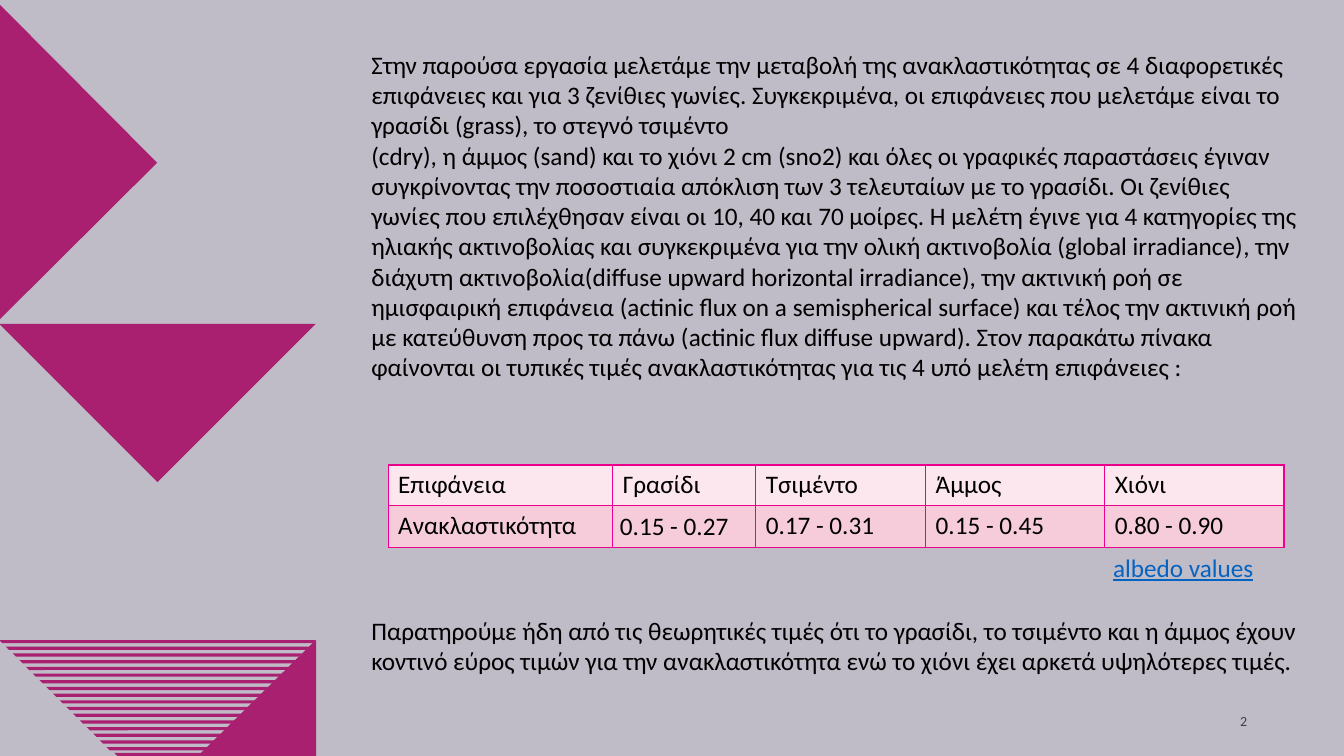
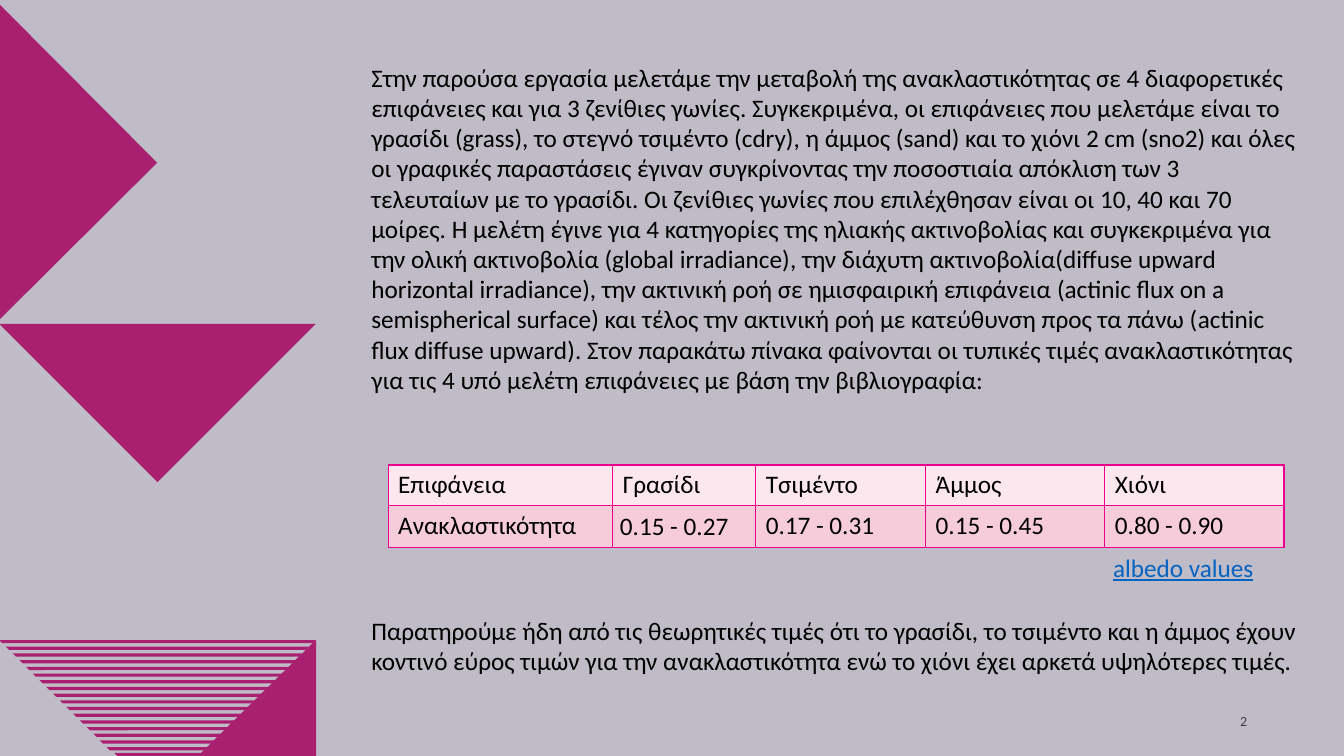
Before and after one commit to nadezsha/MSc---Applied-Meteorology-and-Environmental-Physics, a slide deck: slide 2 of Radiation and Atmosphere Interaction/Report 3/ΕργασίαΤρία.pptx. Drawn at 1344x756 pixels with LibreOffice and Linux fonts; fonts in the diff are those of the drawing; background and template pictures are left out. Boxes give left, top, right and bottom in pixels: in the first picture for what was removed or moved away, otherwise in the second. Text is boxed around its words. In the diff, an @@ line names an element or a change of style, - is before the commit and + after.

```diff
--- a/Radiation and Atmosphere Interaction/Report 3/ΕργασίαΤρία.pptx
+++ b/Radiation and Atmosphere Interaction/Report 3/ΕργασίαΤρία.pptx
@@ text at <box>371,69,1295,394</box>: text changed @@
-Στην παρούσα εργασία μελετάμε την μεταβολή της ανακλαστικότητας σε 4 διαφορετικές επιφάνειες και για 3 ζενίθιες γωνίες. Συγκεκριμένα, οι επιφάνειες που μελετάμε είναι το γρασίδι (grass), το στεγνό τσιμέντο
-(cdry), η άμμος (sand) και το χιόνι 2 cm (sno2) και όλες οι γραφικές παραστάσεις έγιναν συγκρίνοντας την ποσοστιαία απόκλιση των 3 τελευταίων με το γρασίδι. Οι ζενίθιες γωνίες που επιλέχθησαν είναι οι 10, 40 και 70 μοίρες. Η μελέτη έγινε για 4 κατηγορίες της ηλιακής ακτινοβολίας και συγκεκριμένα για την ολική ακτινοβολία (global irradiance), την διάχυτη ακτινοβολία(diffuse upward horizontal irradiance), την ακτινική ροή σε ημισφαιρική επιφάνεια (actinic flux on a semispherical surface) και τέλος την ακτινική ροή με κατεύθυνση προς τα πάνω (actinic flux diffuse upward). Στον παρακάτω πίνακα φαίνονται οι τυπικές τιμές ανακλαστικότητας για τις 4 υπό μελέτη επιφάνειες :
+Στην παρούσα εργασία μελετάμε την μεταβολή της ανακλαστικότητας σε 4 διαφορετικές επιφάνειες και για 3 ζενίθιες γωνίες. Συγκεκριμένα, οι επιφάνειες που μελετάμε είναι το γρασίδι (grass), το στεγνό τσιμέντο (cdry), η άμμος (sand) και το χιόνι 2 cm (sno2) και όλες οι γραφικές παραστάσεις έγιναν συγκρίνοντας την ποσοστιαία απόκλιση των 3 τελευταίων με το γρασίδι. Οι ζενίθιες γωνίες που επιλέχθησαν είναι οι 10, 40 και 70 μοίρες. Η μελέτη έγινε για 4 κατηγορίες της ηλιακής ακτινοβολίας και συγκεκριμένα για την ολική ακτινοβολία (global irradiance), την διάχυτη ακτινοβολία(diffuse upward horizontal irradiance), την ακτινική ροή σε ημισφαιρική επιφάνεια (actinic flux on a semispherical surface) και τέλος την ακτινική ροή με κατεύθυνση προς τα πάνω (actinic flux diffuse upward). Στον παρακάτω πίνακα φαίνονται οι τυπικές τιμές ανακλαστικότητας για τις 4 υπό μελέτη επιφάνειες με βάση την βιβλιογραφία:
```
Also in this commit, not shown: 2 other slides changed, 11 slides added, 5 slides removed.
